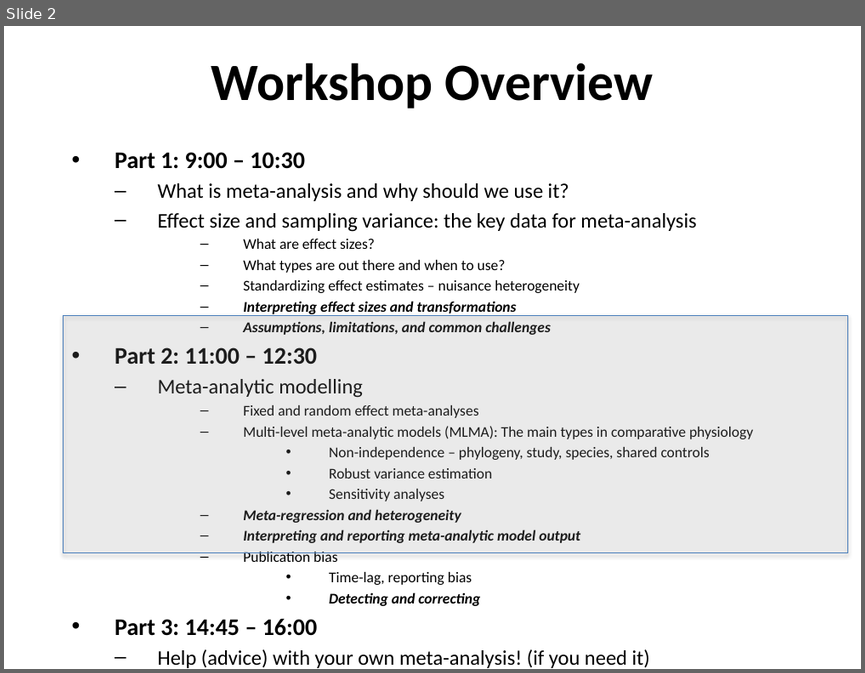
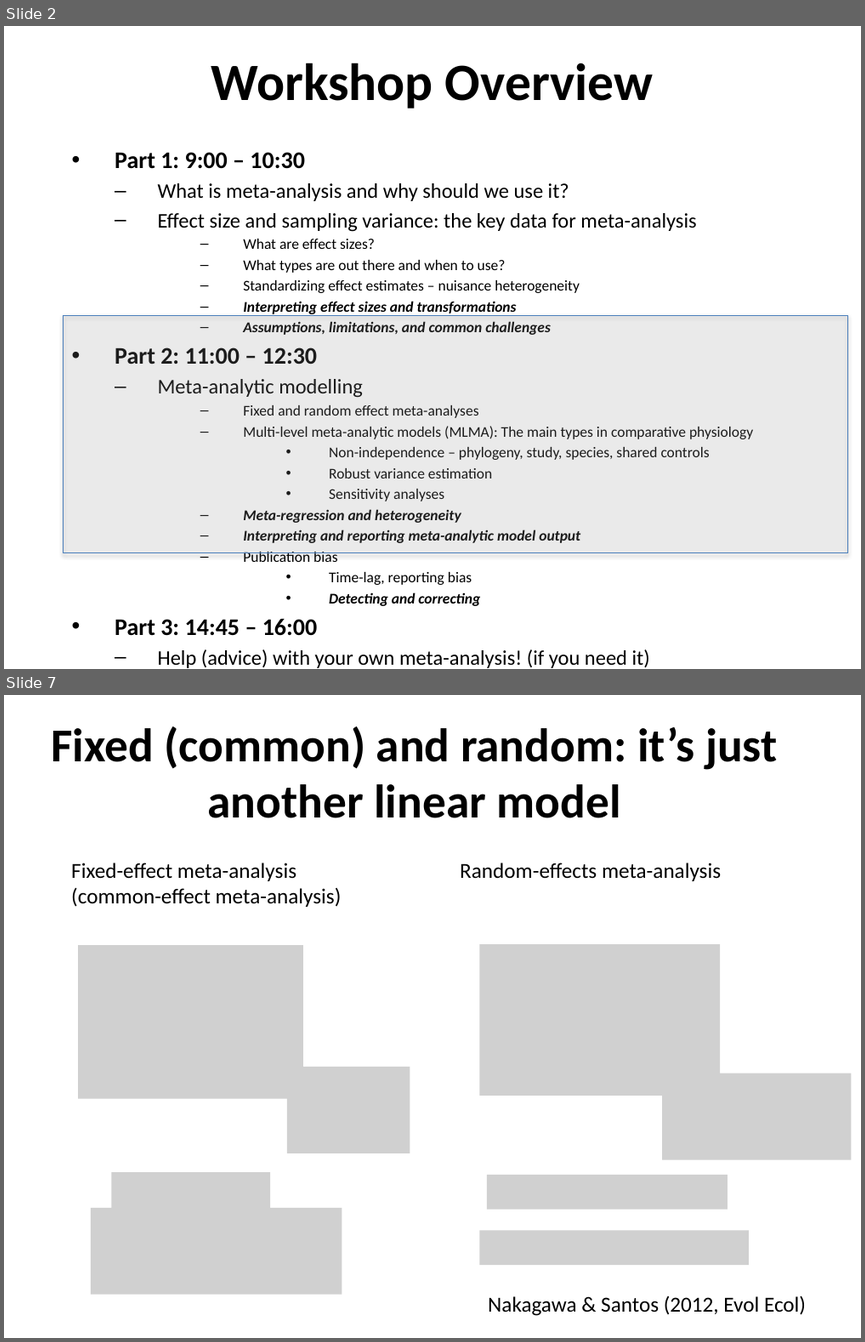
Before and after one commit to daniel1noble/meta-workshop, a slide deck: slides/2.Models.pptx. Shown one above the other, each under a label of ours: slide 2 before the commit, slides 2 and 7 after it; the slides between them are not shown. The pictures are 865x673 and 865x1342 pixels, drawn with LibreOffice and Linux fonts; fonts in the diff are those of the drawing; grey boxes stand for pictures. Boxes give left, top, right and bottom in pixels: in the first picture for what was removed or moved away, otherwise in the second. Text is boxed around its words. In the diff, an @@ line names an element or a change of style, - is before the commit and + after.

Commit message:
Fixed and random effect meta-analysis

```diff
--- a/slides/2.Models.pptx
+++ b/slides/2.Models.pptx
@@ slide 7 added at [4, 695, 861, 1338], background #FFFFFF @@
@@ title added at [51, 726, 778, 818], 39.6 pt, text #000000, bold @@
+Fixed (common) and random: it’s just another linear model
@@ text added at [71, 862, 341, 907], 18 pt, text #000000 @@
+Fixed-effect meta-analysis
+(common-effect meta-analysis)
@@ text added at [460, 862, 721, 881], 18 pt, text #000000 @@
+Random-effects meta-analysis
@@ picture added at [78, 945, 303, 1099] @@
@@ picture added at [479, 944, 721, 1095] @@
@@ picture added at [287, 1066, 409, 1152] @@
@@ picture added at [662, 1073, 851, 1159] @@
@@ picture added at [111, 1172, 269, 1209] @@
@@ picture added at [487, 1174, 727, 1209] @@
@@ picture added at [91, 1208, 341, 1294] @@
@@ picture added at [479, 1230, 749, 1264] @@
@@ text added at [488, 1295, 806, 1315], 18 pt, text #000000 @@
+Nakagawa & Santos (2012, Evol Ecol)
```
Also in this commit, not shown: 5 other slides added, 1 slide removed.
